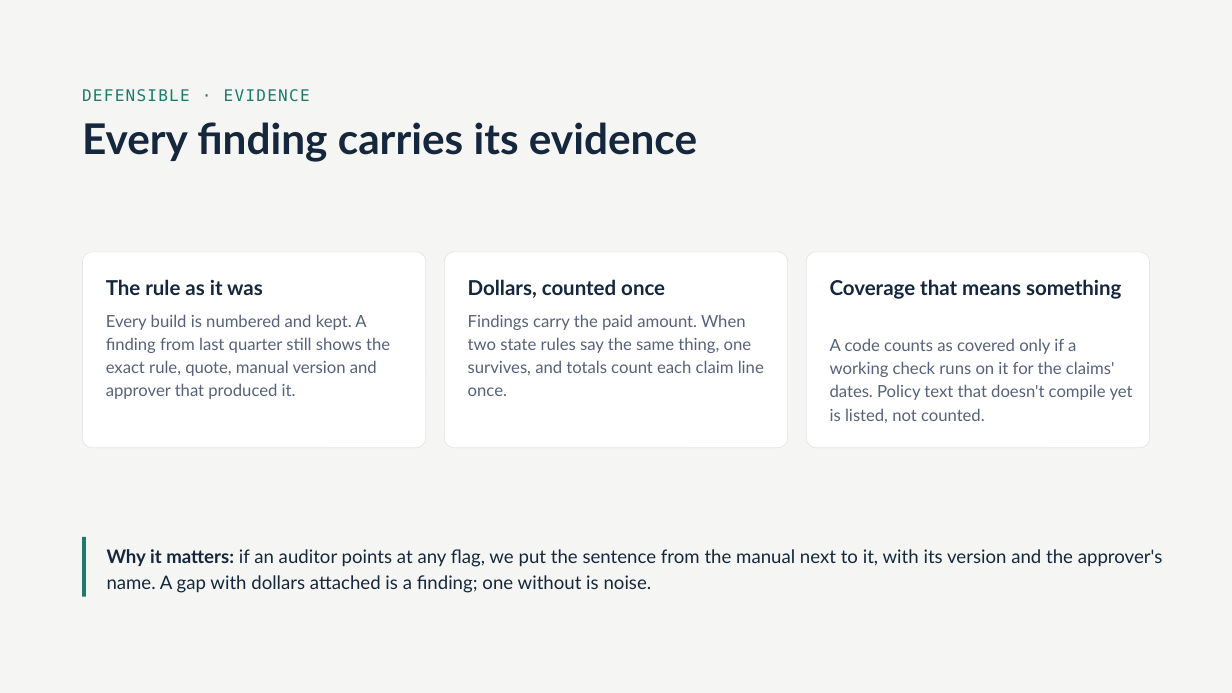
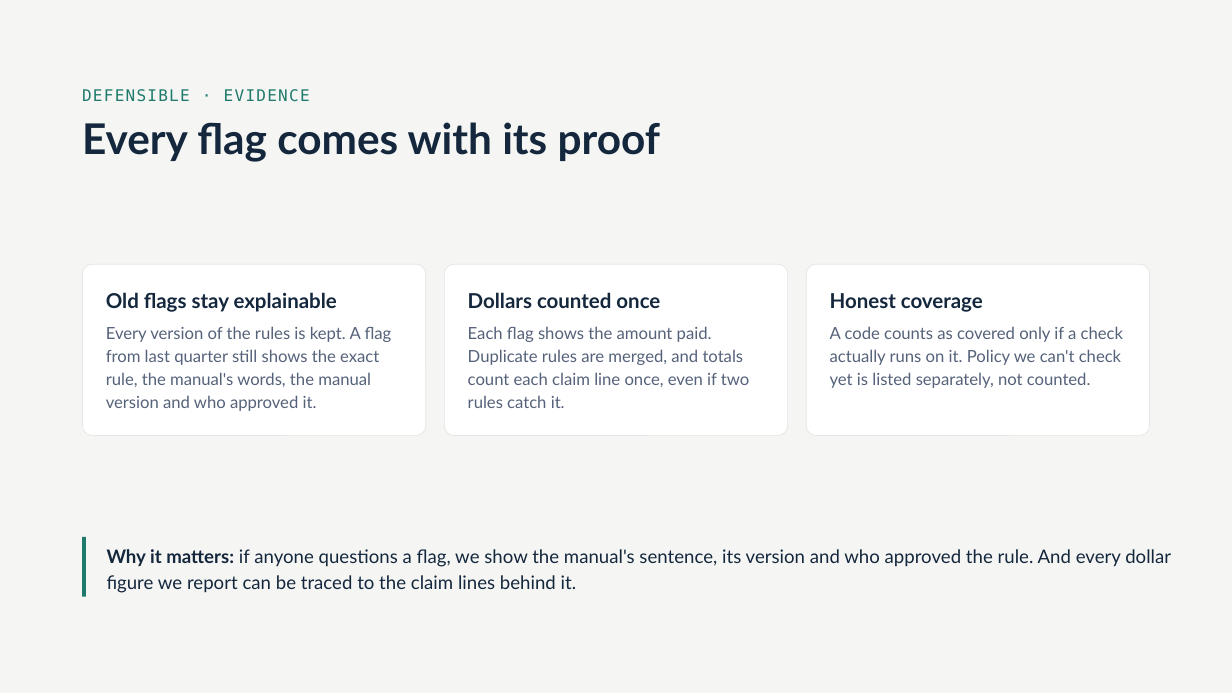
Before and after one commit to Sedozan/policy_intelligence, a slide deck: slide 6 of Knowledge Base MVP.pptx (slide 7 before the commit). Drawn at 1232x693 pixels with LibreOffice and Linux fonts; fonts in the diff are those of the drawing. Boxes give left, top, right and bottom in pixels: in the first picture for what was removed or moved away, otherwise in the second. Text is boxed around its words. In the diff, an @@ line names an element or a change of style, - is before the commit and + after.

```diff
--- a/Knowledge Base MVP.pptx
+++ b/Knowledge Base MVP.pptx
@@ text at [82, 122, 660, 162]: text changed @@
-Every finding carries its evidence
+Every flag comes with its proof
@@ rounded rectangle: place and size @@
-rounded rectangle at [82, 252, 426, 448]
+rounded rectangle at [82, 264, 426, 435]
@@ rounded rectangle: place and size @@
-rounded rectangle at [445, 252, 788, 448]
+rounded rectangle at [445, 264, 788, 435]
@@ proportions changed in 3 elements at [82, 264, 426, 435], [445, 264, 788, 435], [807, 264, 1151, 435] @@
@@ rounded rectangle: place and size @@
-rounded rectangle at [807, 252, 1151, 448]
+rounded rectangle at [807, 264, 1151, 435]
@@ text at [106, 292, 337, 312]: text changed @@
-The rule as it was
+Old flags stay explainable
@@ text at [468, 292, 660, 308]: text changed @@
-Dollars, counted once
+Dollars counted once
@@ text at [830, 293, 983, 312]: text changed @@
-Coverage that means something
+Honest coverage
@@ text at [106, 326, 392, 411]: text changed @@
-Every build is numbered and kept. A finding from last quarter still shows the exact rule, quote, manual version and approver that produced it.
+Every version of the rules is kept. A flag from last quarter still shows the exact rule, the manual's words, the manual version and who approved it.
@@ text at [468, 326, 749, 408]: text changed @@
-Findings carry the paid amount. When two state rules say the same thing, one survives, and totals count each claim line once.
+Each flag shows the amount paid. Duplicate rules are merged, and totals count each claim line once, even if two rules catch it.
@@ text at [830, 326, 1123, 388]: text changed @@
-A code counts as covered only if a working check runs on it for the claims' dates. Policy text that doesn't compile yet is listed, not counted.
+A code counts as covered only if a check actually runs on it. Policy we can't check yet is listed separately, not counted.
@@ text at [107, 549, 1171, 593]: text changed @@
-Why it matters: if an auditor points at any flag, we put the sentence from the manual next to it, with its version and the approver's name. A gap with dollars attached is a finding; one without is noise.
+Why it matters: if anyone questions a flag, we show the manual's sentence, its version and who approved the rule. And every dollar figure we report can be traced to the claim lines behind it.
```
Also in this commit, not shown: 2 other slides changed, 5 slides added, 7 slides removed.
